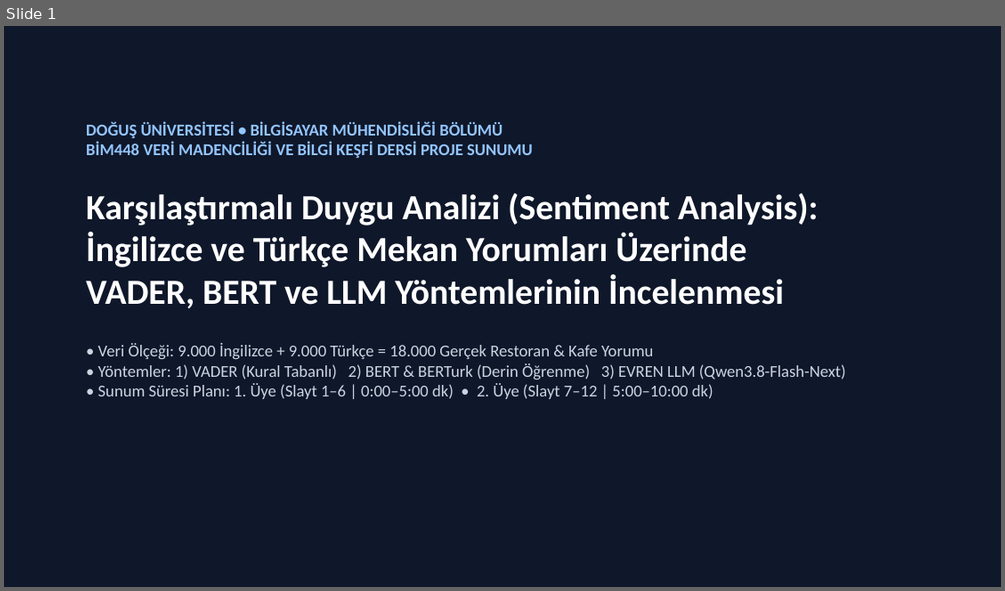
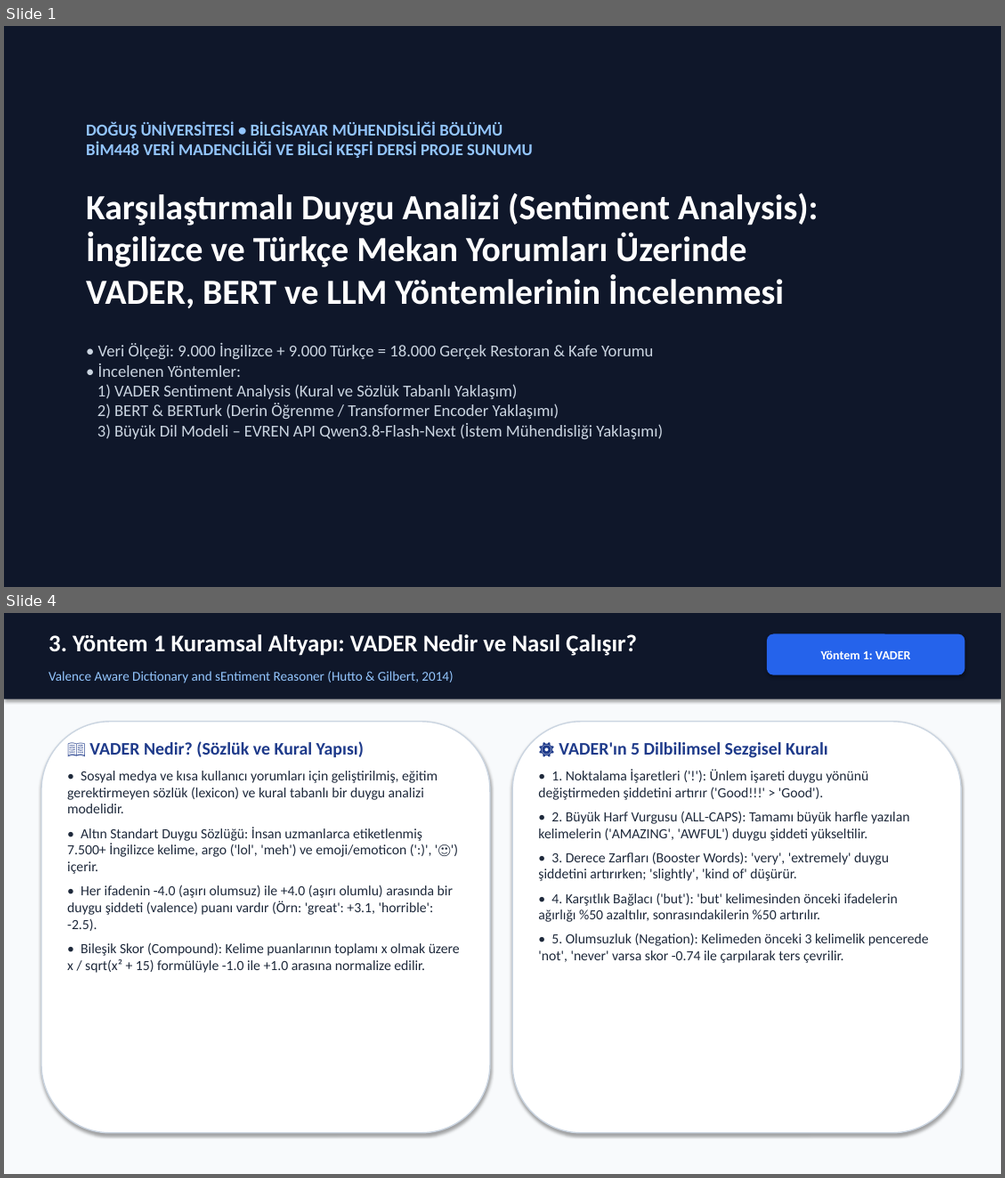
Before and after one commit to erenaksoyy/BIM448_Duygu_Analizi_Projesi, a slide deck: 4_Rapor_ve_Gorseller/BIM448_Proje_Sunumu.pptx. Shown one above the other, each under a label of ours: slide 1 before the commit, slides 1 and 4 after it; the slides between them are not shown. The pictures are 1005x591 and 1005x1178 pixels, drawn with LibreOffice and Linux fonts; fonts in the diff are those of the drawing. Boxes give left, top, right and bottom in pixels: in the first picture for what was removed or moved away, otherwise in the second. Text is boxed around its words. In the diff, an @@ line names an element or a change of style, - is before the commit and + after.

Commit message:
docs: Remove duration labels from presentation and add theoretical explanations of VADER, BERT, and LLM

```diff
--- a/4_Rapor_ve_Gorseller/BIM448_Proje_Sunumu.pptx
+++ b/4_Rapor_ve_Gorseller/BIM448_Proje_Sunumu.pptx
@@ slide 4 added at <box>4,613,1001,1174</box>, background #FFFFFF @@
@@ rectangle added at <box>4,613,1001,1174</box>, fill #F8FAFC @@
@@ rectangle added at <box>4,613,1001,699</box>, fill #0F172A @@
@@ text added at <box>48,634,637,656</box>, 23 pt, text #FFFFFF, bold @@
+3. Yöntem 1 Kuramsal Altyapı: VADER Nedir ve Nasıl Çalışır?
@@ rounded rectangle added at <box>767,634,965,675</box>, fill #2563EB, 12 pt, text #FFFFFF, bold @@
+Yöntem 1: VADER
@@ text added at <box>48,671,453,683</box>, 13 pt, text #93C5FD @@
+Valence Aware Dictionary and sEntiment Reasoner (Hutto & Gilbert, 2014)
@@ rounded rectangle added at <box>41,722,490,1133</box>, fill #FFFFFF, outline #CBD5E1 1.2 pt @@
@@ text added at <box>67,741,460,973</box>, 13.5 pt, text #1E293B @@
+📖 VADER Nedir? (Sözlük ve Kural Yapısı)
+• Sosyal medya ve kısa kullanıcı yorumları için geliştirilmiş, eğitim gerektirmeyen sözlük (lexicon) ve kural tabanlı bir duygu analizi modelidir.
+• Altın Standart Duygu Sözlüğü: İnsan uzmanlarca etiketlenmiş 7.500+ İngilizce kelime, argo ('lol', 'meh') ve emoji/emoticon (':)', '🙂') içerir.
+• Her ifadenin -4.0 (aşırı olumsuz) ile +4.0 (aşırı olumlu) arasında bir duygu şiddeti (valence) puanı vardır (Örn: 'great': +3.1, 'horrible': -2.5).
+• Bileşik Skor (Compound): Kelime puanlarının toplamı x olmak üzere x / sqrt(x² + 15) formülüyle -1.0 ile +1.0 arasına normalize edilir.
@@ rounded rectangle added at <box>512,722,961,1133</box>, fill #FFFFFF, outline #CBD5E1 1.2 pt @@
@@ text added at <box>538,742,929,963</box>, 13.5 pt, text #1E293B @@
+⚙️ VADER'ın 5 Dilbilimsel Sezgisel Kuralı
+• 1. Noktalama İşaretleri ('!'): Ünlem işareti duygu yönünü değiştirmeden şiddetini artırır ('Good!!!' > 'Good').
+• 2. Büyük Harf Vurgusu (ALL-CAPS): Tamamı büyük harfle yazılan kelimelerin ('AMAZING', 'AWFUL') duygu şiddeti yükseltilir.
+• 3. Derece Zarfları (Booster Words): 'very', 'extremely' duygu şiddetini artırırken; 'slightly', 'kind of' düşürür.
+• 4. Karşıtlık Bağlacı ('but'): 'but' kelimesinden önceki ifadelerin ağırlığı %50 azaltılır, sonrasındakilerin %50 artırılır.
+• 5. Olumsuzluk (Negation): Kelimeden önceki 3 kelimelik pencerede 'not', 'never' varsa skor -0.74 ile çarpılarak ters çevrilir.
@@ slide 1 changed as well @@
@@ text at <box>97,343,663,439</box>: text changed @@
-• Veri Ölçeği: 9.000 İngilizce + 9.000 Türkçe = 18.000 Gerçek Restoran & Kafe Yorumu
-• Yöntemler: 1) VADER (Kural Tabanlı) 2) BERT & BERTurk (Derin Öğrenme) 3) EVREN LLM (Qwen3.8-Flash-Next)
-• Sunum Süresi Planı: 1. Üye (Slayt 1–6 | 0:00–5:00 dk) • 2. Üye (Slayt 7–12 | 5:00–10:00 dk)
+• Veri Ölçeği: 9.000 İngilizce + 9.000 Türkçe = 18.000 Gerçek Restoran & Kafe Yorumu
+• İncelenen Yöntemler:
+1) VADER Sentiment Analysis (Kural ve Sözlük Tabanlı Yaklaşım)
+2) BERT & BERTurk (Derin Öğrenme / Transformer Encoder Yaklaşımı)
+3) Büyük Dil Modeli – EVREN API Qwen3.8-Flash-Next (İstem Mühendisliği Yaklaşımı)
```
Also in this commit, not shown: 11 other slides changed, 2 other slides added, 3 other files.
